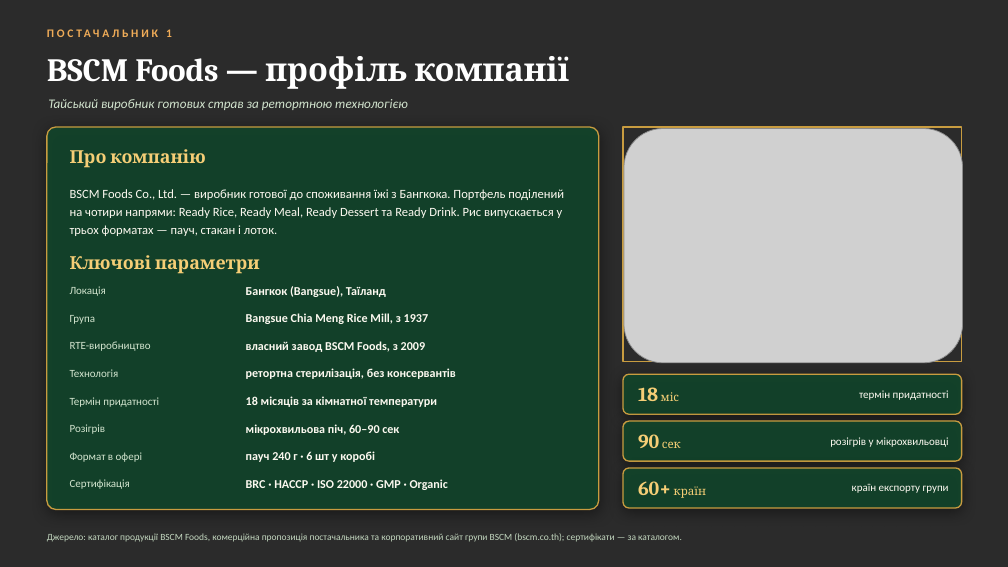
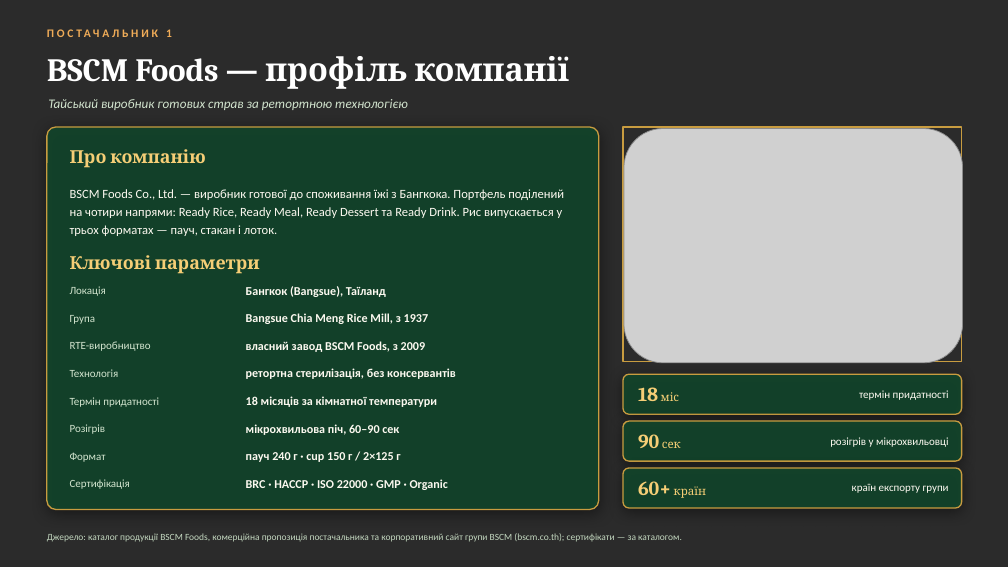
Before and after one commit to IllyaChaplygin/Chaplygin-Illya, a slide deck: slide 4 of RTE_Rice_Suppliers.pptx. Drawn at 1008x567 pixels with LibreOffice and Linux fonts; fonts in the diff are those of the drawing; grey boxes stand for pictures; background and template pictures are left out; a plain dark background stands for a picture behind light text. Boxes give left, top, right and bottom in pixels: in the first picture for what was removed or moved away, otherwise in the second. Text is boxed around its words. In the diff, an @@ line names an element or a change of style, - is before the commit and + after.

```diff
--- a/RTE_Rice_Suppliers.pptx
+++ b/RTE_Rice_Suppliers.pptx
@@ text at [70, 452, 106, 462]: text changed @@
-Формат в офері
+Формат
@@ text at [246, 452, 400, 462]: text changed @@
-пауч 240 г · 6 шт у коробі
+пауч 240 г · cup 150 г / 2×125 г
```
Also in this commit, not shown: 4 slides added, 2 slides removed, 1 other file.
